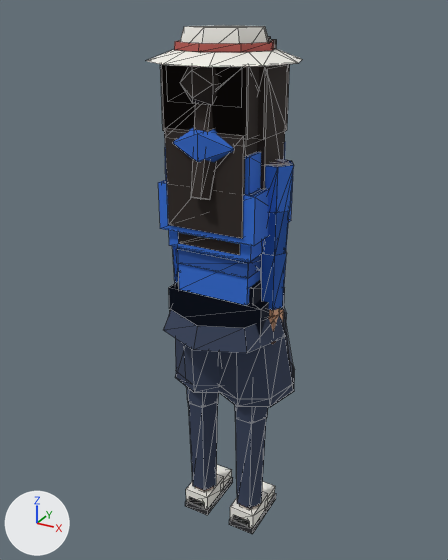
What one commit did to the glTF model web/public/assets/char_hero_f.glb.
Rendered twice from a camera (50 mm lens) standing at (0.918, -1.683, 0.845) and looking at (-0.025, 0.032, -0.012). The axes (+X, +Y, +Z) are drawn at lower left. The lights are the same throughout. The older version comes first. Mesh edges are drawn as thin lines. Vertices at exactly the same position are counted once.

Objects in the first picture: 'acc_2', 'char_hero_f', 'hair_0', 'hair_1', 'hair_2', 'pants_0', 'pants_2', 'shirt_0', 'shirt_1', 'shirt_2' and 1 more.
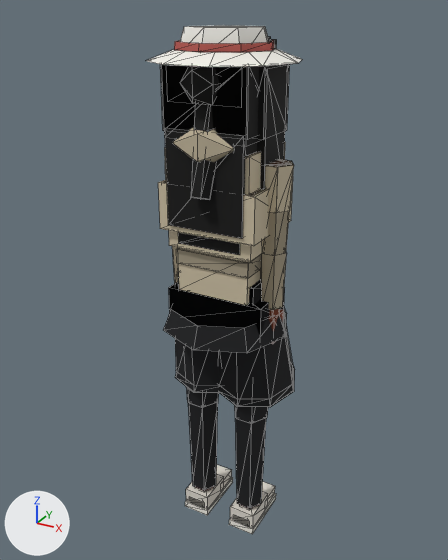
What differs and where, as boxes [x1, y1, x2, y2] in the pictures (448 x 560 px):
'pants_2', surface changed
    both: [164, 305, 295, 407]
'shirt_2', surface changed (blue to beige)
    both: [158, 143, 293, 305]
'pants_0', surface changed (blue to black)
    both: [187, 388, 268, 508]
'shirt_1', surface changed (lighter)
    both: [164, 128, 264, 195]
'shirt_0', surface changed (lighter)
    both: [251, 165, 294, 213]
part 1 of me_char_hero_f, recoloured (white to light grey)
    both: [186, 465, 275, 528]
part 2 of me_char_hero_f, recoloured
    both: [185, 477, 276, 534]

Diff of the bpy script that builds the scene:
```diff
--- a/web/public/assets/char_hero_f.glb.py
+++ b/web/public/assets/char_hero_f.glb.py
@@ mat_shirt @@
 n2 = _N.new('ShaderNodeMix'); n2.name = 'Mix'
 n2.inputs[0].default_value = 1.0  # 'Factor'
-n2.inputs[7].default_value = (0.0284, 0.159, 0.708, 1.0)  # 'B', blue #2f6fdb
+n2.inputs[7].default_value = (0.638, 0.552, 0.392, 1.0)  # 'B', beige #d1c4a8
 n3 = _N.new('ShaderNodeVertexColor'); n3.name = 'Color Attribute'
@@ mat_pants @@
 n2 = _N.new('ShaderNodeMix'); n2.name = 'Mix'
 n2.inputs[0].default_value = 1.0  # 'Factor'
-n2.inputs[7].default_value = (0.0343, 0.0513, 0.102, 1.0)  # 'B', dark blue #34405a
+n2.inputs[7].default_value = (0.00335, 0.00402, 0.00561, 1.0)  # 'B', black #0b0d11
 n3 = _N.new('ShaderNodeVertexColor'); n3.name = 'Color Attribute'
@@ me_char_hero_f @@
 me_char_hero_f.from_pydata(...)  # 112 vertices, 168 faces; spans x -0.15..0.15, y -0.06..0.15, z -1.0..0.65
 # used by ob_char_hero_f; location = (0.0, 0.0, 0.0)
+# me_char_hero_f part 1: 48 faces centred in x -0.15..0.15, y -0.06..0.15, z -0.98..-0.91 are repainted in the vertex colours; the middle colour goes from white #f3f1ea to light grey #e0dbd1
+# me_char_hero_f part 2: 48 faces centred in x -0.15..0.15, y -0.06..0.15, z -1.0..-0.95 are repainted in the vertex colours; the middle colour goes from black #2a2a2e to white #f2f0e6
 me_char_hero_f.materials.append(mat_mat_palette)
```
